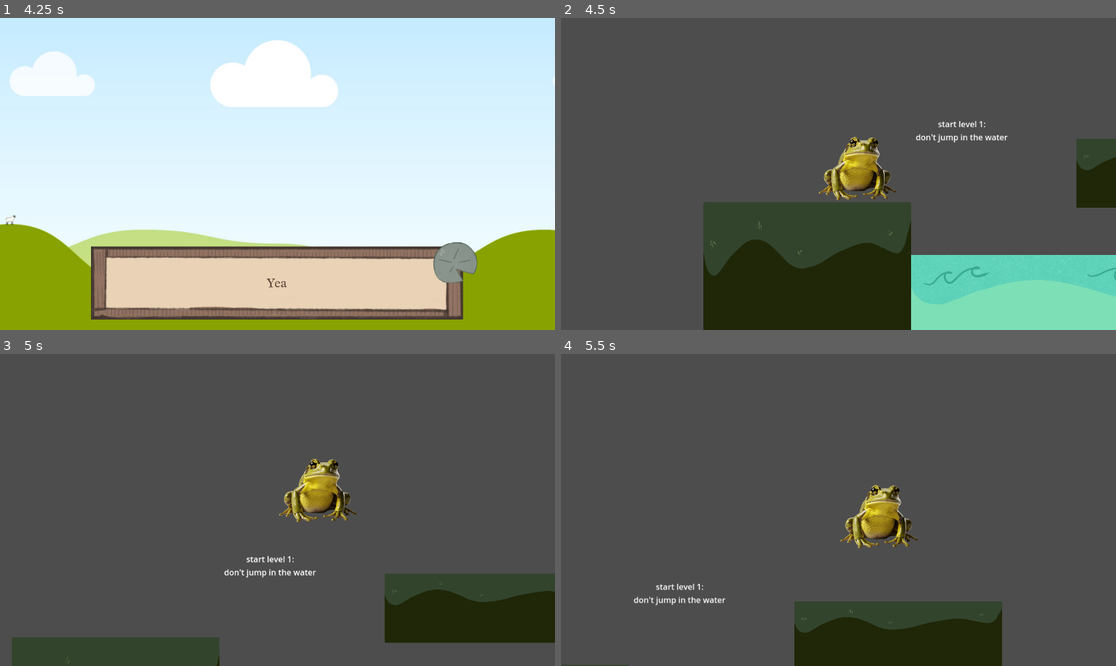
Above: before the commit, frames 1-4 (two rows, left to right).
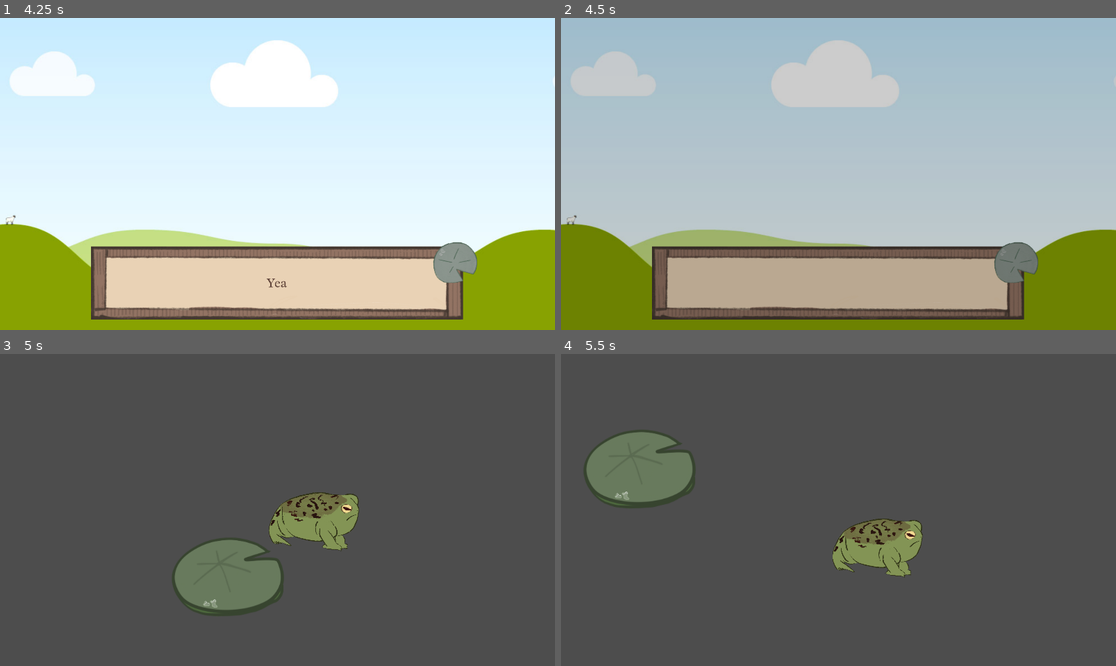
Above: after the commit, the same moments.

Repository: emilyahmad/frog-prince-game
Game: Godot game, scene res://exposition.tscn
Two runs of this game, one before a commit and one after it. Both use one fixed random seed, a clock stepped at 60 frames per second and the inputs below. The project has no main scene, so this scene is started directly.
Inputs (mouse positions are in pixels of both pictures, inside the frame that each line leads up to):
- Up to frame 1 (4.25 s): click (455, 264) at 0.5 s; click (455, 264) at 1.25 s; tap Enter at 2, 3.5 s; hold Space (jump) 2.03-2.78 s; hold D (move_right) 2.03-3.53 s; tap Space (jump) at 2.85, 3.02, 3.32 s; hold A (move_left) from 3.53 s (still down); hold Space (jump) from 3.53 s (still down)
- Up to frame 2 (4.5 s): release A (move_left) at 4.28 s; release Space (jump) at 4.28 s; hold D (move_right) from 4.28 s (still down); tap Space (jump) at 4.35 s
- Up to frame 3 (5 s): keep holding D (move_right); tap Space (jump) at 4.52, 4.82 s
- Up to frame 4 (5.5 s): keep holding D (move_right); hold Space (jump) from 5.03 s (still down)

Frame 1 is identical in both runs. In frame 2, 100% of the frame differs, in the area x 0-100%, y 0-100%; in frame 3, 17%; in frame 4, 15%.

Commit message:
real frog animation, etc.

Diff:
--- a/player.gd
+++ b/player.gd
@@ -48,6 +48,7 @@
 
 	move_and_slide()
 
-	if GameState.bounce == true:
-		velocity.y = jump_power * jump_multiplier
-		GameState.bounce = false
+	#if GameState.sink == true:
+		#await get_tree().create_timer(.5).timeout
+		#position.y -= 10
+		#GameState.sink = false
--- a/player.tscn
+++ b/player.tscn
@@ -1,11 +1,33 @@
-[gd_scene load_steps=4 format=3 uid="uid://dhbqg5dgmq5gg"]
+[gd_scene load_steps=7 format=3 uid="uid://dhbqg5dgmq5gg"]
 
 [ext_resource type="Script" uid="uid://x8j188qtlx6s" path="res://player.gd" id="1_4flbx"]
-[ext_resource type="Texture2D" uid="uid://dyjl0mqxv3676" path="res://assets/tinyfrog.webp" id="2_onrkg"]
+[ext_resource type="Texture2D" uid="uid://ufxftl15ogss" path="res://assets/idle-animation/frog1.png" id="3_sweqy"]
+[ext_resource type="Texture2D" uid="uid://dkghl5ot3ytrc" path="res://assets/idle-animation/frog2.png" id="4_2hs0m"]
+[ext_resource type="Texture2D" uid="uid://dpcnx7qdit3uo" path="res://assets/idle-animation/frog3.png" id="5_1jxqw"]
 
-[sub_resource type="CapsuleShape2D" id="CapsuleShape2D_onrkg"]
-radius = 68.0
-height = 136.0
+[sub_resource type="SpriteFrames" id="SpriteFrames_b26j0"]
+animations = [{
+"frames": [{
+"duration": 1.0,
+"texture": ExtResource("3_sweqy")
+}, {
+"duration": 1.0,
+"texture": ExtResource("4_2hs0m")
+}, {
+"duration": 1.0,
+"texture": ExtResource("5_1jxqw")
+}, {
+"duration": 1.0,
+"texture": ExtResource("4_2hs0m")
+}],
+"loop": true,
+"name": &"new_animation",
+"speed": 1.0
+}]
+
+[sub_resource type="CapsuleShape2D" id="CapsuleShape2D_dw050"]
+radius = 59.4318
+height = 131.831
 
 [node name="Player" type="CharacterBody2D"]
 script = ExtResource("1_4flbx")
@@ -16,10 +38,13 @@
 position_smoothing_enabled = true
 position_smoothing_speed = 8.0
 
-[node name="Sprite2D" type="Sprite2D" parent="."]
-scale = Vector2(0.5, 0.5)
-texture = ExtResource("2_onrkg")
+[node name="AnimatedSprite2D" type="AnimatedSprite2D" parent="."]
+scale = Vector2(0.155, 0.155)
+sprite_frames = SubResource("SpriteFrames_b26j0")
+animation = &"new_animation"
+autoplay = "new_animation"
 
 [node name="CollisionShape2D" type="CollisionShape2D" parent="."]
-position = Vector2(0, -2)
-shape = SubResource("CapsuleShape2D_onrkg")
+rotation = 3.14159
+scale = Vector2(1.63326, -0.92543)
+shape = SubResource("CapsuleShape2D_dw050")
--- a/project.godot
+++ b/project.godot
@@ -17,6 +17,7 @@
 [autoload]
 
 GameState="*res://game_state.tscn"
+SceneTransition="*res://scene_transition.tscn"
 
 [display]
 
--- /dev/null
+++ b/scene_transition.tscn
@@ -0,0 +1,59 @@
+[gd_scene load_steps=5 format=3 uid="uid://c3gefww8i05wm"]
+
+[ext_resource type="Script" uid="uid://movjo13su3cy" path="res://scripts/scene_transition.gd" id="1_jiq3i"]
+
+[sub_resource type="Animation" id="Animation_jiq3i"]
+resource_name = "RESET"
+length = 0.01
+tracks/0/type = "value"
+tracks/0/imported = false
+tracks/0/enabled = true
+tracks/0/path = NodePath("dissolve_rect:modulate")
+tracks/0/interp = 1
+tracks/0/loop_wrap = true
+tracks/0/keys = {
+"times": PackedFloat32Array(0),
+"transitions": PackedFloat32Array(1),
+"update": 0,
+"values": [Color(1, 1, 1, 0)]
+}
+
+[sub_resource type="Animation" id="Animation_gbkcp"]
+resource_name = "dissolve"
+length = 0.25
+tracks/0/type = "value"
+tracks/0/imported = false
+tracks/0/enabled = true
+tracks/0/path = NodePath("dissolve_rect:modulate")
+tracks/0/interp = 1
+tracks/0/loop_wrap = true
+tracks/0/keys = {
+"times": PackedFloat32Array(0, 0.25),
+"transitions": PackedFloat32Array(1, 1),
+"update": 0,
+"values": [Color(1, 1, 1, 0), Color(1, 1, 1, 1)]
+}
+
+[sub_resource type="AnimationLibrary" id="AnimationLibrary_7lvy5"]
+_data = {
+&"RESET": SubResource("Animation_jiq3i"),
+&"dissolve": SubResource("Animation_gbkcp")
+}
+
+[node name="scene_transition" type="CanvasLayer"]
+script = ExtResource("1_jiq3i")
+
+[node name="dissolve_rect" type="ColorRect" parent="."]
+modulate = Color(1, 1, 1, 0)
+anchors_preset = 15
+anchor_right = 1.0
+anchor_bottom = 1.0
+grow_horizontal = 2
+grow_vertical = 2
+mouse_filter = 2
+color = Color(0, 0, 0, 1)
+
+[node name="AnimationPlayer2" type="AnimationPlayer" parent="."]
+libraries = {
+&"": SubResource("AnimationLibrary_7lvy5")
+}
--- a/scenes/level_one.tscn
+++ b/scenes/level_one.tscn
@@ -1,294 +1,26 @@
-[gd_scene load_steps=24 format=3 uid="uid://dkygou7pffnkk"]
+[gd_scene load_steps=5 format=3 uid="uid://dkygou7pffnkk"]
 
-[ext_resource type="Texture2D" uid="uid://ccvu0qpqkdg8p" path="res://assets/levels/grass.png" id="1_843q2"]
 [ext_resource type="PackedScene" uid="uid://dhbqg5dgmq5gg" path="res://player.tscn" id="1_cd1xg"]
 [ext_resource type="Script" uid="uid://3fpc082wn352" path="res://scripts/level_one.gd" id="1_y8ti4"]
-[ext_resource type="Texture2D" uid="uid://3i5d7gbb5g0q" path="res://assets/levels/water.png" id="2_5rfim"]
-[ext_resource type="Texture2D" uid="uid://dhi3xms38bwl3" path="res://assets/obstacles/croc.png" id="2_bhu28"]
-[ext_resource type="Texture2D" uid="uid://cvvk728hlrvnf" path="res://assets/obstacles/fly.png" id="4_5rfim"]
 [ext_resource type="Texture2D" uid="uid://c1n3ycv124aoh" path="res://assets/obstacles/jump-lilypad.png" id="5_r4wdr"]
-[ext_resource type="Texture2D" uid="uid://b6ul0dg0ydmdk" path="res://assets/obstacles/end-sign.png" id="7_4p75b"]
 
-[sub_resource type="RectangleShape2D" id="RectangleShape2D_r4wdr"]
-size = Vector2(411, 319.6)
-
-[sub_resource type="RectangleShape2D" id="RectangleShape2D_5rfim"]
-size = Vector2(864.5, 168.5)
-
-[sub_resource type="RectangleShape2D" id="RectangleShape2D_4p75b"]
-size = Vector2(644, 184)
-
-[sub_resource type="RectangleShape2D" id="RectangleShape2D_y8ti4"]
-size = Vector2(862, 133.5)
-
-[sub_resource type="RectangleShape2D" id="RectangleShape2D_843q2"]
-size = Vector2(412, 137)
-
-[sub_resource type="RectangleShape2D" id="RectangleShape2D_bhu28"]
-size = Vector2(975.5, 319.6)
-
-[sub_resource type="RectangleShape2D" id="RectangleShape2D_astit"]
-size = Vector2(728.571, 180.5)
-
-[sub_resource type="RectangleShape2D" id="RectangleShape2D_o5wbv"]
-size = Vector2(3836, 215)
-
-[sub_resource type="RectangleShape2D" id="RectangleShape2D_s6ikc"]
-size = Vector2(489, 433.5)
-
-[sub_resource type="RectangleShape2D" id="RectangleShape2D_xrbqg"]
-size = Vector2(204.314, 75.7448)
-
-[sub_resource type="RectangleShape2D" id="RectangleShape2D_dv7nr"]
-size = Vector2(85, 75)
-
-[sub_resource type="RectangleShape2D" id="RectangleShape2D_lgrt7"]
-size = Vector2(50.7529, 22.6212)
-
-[sub_resource type="CapsuleShape2D" id="CapsuleShape2D_r4wdr"]
-radius = 54.0
-height = 108.0
-
-[sub_resource type="RectangleShape2D" id="RectangleShape2D_nlxio"]
-size = Vector2(189, 68)
-
-[sub_resource type="RectangleShape2D" id="RectangleShape2D_036lt"]
-size = Vector2(191, 226.25)
+[sub_resource type="CapsuleShape2D" id="CapsuleShape2D_843q2"]
+radius = 53.987
+height = 170.936
 
 [node name="LevelOne" type="Node2D"]
+rotation = -0.000763722
 script = ExtResource("1_y8ti4")
 
-[node name="Labels" type="Control" parent="."]
-layout_mode = 3
-anchors_preset = 0
-offset_right = 40.0
-offset_bottom = 40.0
-metadata/_edit_use_anchors_ = true
+[node name="Player" parent="." instance=ExtResource("1_cd1xg")]
 
-[node name="Label" type="Label" parent="Labels"]
-layout_mode = 0
-offset_left = 407.0
-offset_top = 87.0
-offset_right = 616.0
-offset_bottom = 136.0
-text = "start level 1:
-don't jump in the water"
-horizontal_alignment = 1
-vertical_alignment = 1
+[node name="StaticBody2D" type="StaticBody2D" parent="."]
+position = Vector2(-0.124487, 163)
 
-[node name="Label2" type="Label" parent="Labels"]
-layout_mode = 0
-offset_left = 1679.0
-offset_top = 35.0
-offset_right = 1888.0
-offset_bottom = 84.0
-text = "reach flies here"
-horizontal_alignment = 1
-vertical_alignment = 1
-
-[node name="Label3" type="Label" parent="Labels"]
-layout_mode = 0
-offset_left = 2912.0
-offset_top = -21.0
-offset_right = 3121.0
-offset_bottom = 28.0
-text = "bounce off lilypad here"
-horizontal_alignment = 1
-vertical_alignment = 1
-
-[node name="Label4" type="Label" parent="Labels"]
-layout_mode = 0
-offset_left = 3901.0
-offset_top = 59.0
-offset_right = 4110.0
-offset_bottom = 108.0
-text = "avoid croc head here"
-horizontal_alignment = 1
-vertical_alignment = 1
-
-[node name="Label5" type="Label" parent="Labels"]
-layout_mode = 0
-offset_left = 4841.0
-offset_top = 60.0
-offset_right = 5076.0
-offset_bottom = 109.0
-text = "reach level 1/checkpoint here"
-horizontal_alignment = 1
-vertical_alignment = 1
-
-[node name="Ground" type="Node2D" parent="."]
-
-[node name="Terr1" type="StaticBody2D" parent="Ground"]
-
-[node name="Sprite2D" type="Sprite2D" parent="Ground/Terr1"]
-position = Vector2(205.5, 413)
-scale = Vector2(0.214, 0.682)
-texture = ExtResource("1_843q2")
-
-[node name="CollisionShape2D" type="CollisionShape2D" parent="Ground/Terr1"]
-position = Vector2(205.5, 413.2)
-shape = SubResource("RectangleShape2D_r4wdr")
-
-[node name="Terr2" type="StaticBody2D" parent="Ground"]
-position = Vector2(1388, 0)
-
-[node name="Sprite2D" type="Sprite2D" parent="Ground/Terr2"]
-position = Vector2(205.5, 413)
-scale = Vector2(0.214, 0.682)
-texture = ExtResource("1_843q2")
-
-[node name="CollisionShape2D" type="CollisionShape2D" parent="Ground/Terr2"]
-position = Vector2(205.5, 413.2)
-shape = SubResource("RectangleShape2D_r4wdr")
-
-[node name="Terr3" type="StaticBody2D" parent="Ground"]
-position = Vector2(1800, -96)
-
-[node name="Sprite2D" type="Sprite2D" parent="Ground/Terr3"]
-position = Vector2(431, 435)
-scale = Vector2(0.45, 0.682)
-texture = ExtResource("1_843q2")
-
-[node name="CollisionShape2D" type="CollisionShape2D" parent="Ground/Terr3"]
-position = Vector2(430.75, 359.75)
-shape = SubResource("RectangleShape2D_5rfim")
-
-[node name="Terr5" type="StaticBody2D" parent="Ground"]
-position = Vector2(4269, -47)
-
-[node name="Sprite2D" type="Sprite2D" parent="Ground/Terr5"]
-position = Vector2(961, 506)
-texture = ExtResource("1_843q2")
-
-[node name="CollisionShape2D" type="CollisionShape2D" parent="Ground/Terr5"]
-position = Vector2(-1244, 396)
-shape = SubResource("RectangleShape2D_4p75b")
-
-[node name="Terr4" type="StaticBody2D" parent="Ground"]
-position = Vector2(3346, -38)
-scale = Vector2(0.5, 1)
-
-[node name="Sprite2D" type="Sprite2D" parent="Ground/Terr4"]
-position = Vector2(431, 435)
-scale = Vector2(0.45, 0.682)
-texture = ExtResource("1_843q2")
-
-[node name="CollisionShape2D" type="CollisionShape2D" parent="Ground/Terr4"]
-position = Vector2(432, 342)
-shape = SubResource("RectangleShape2D_y8ti4")
-
-[node name="Plat1" type="StaticBody2D" parent="Ground"]
-position = Vector2(736, -302)
-
-[node name="Sprite2D" type="Sprite2D" parent="Ground/Plat1"]
-position = Vector2(207, 498)
-scale = Vector2(0.214, 0.292)
-texture = ExtResource("1_843q2")
-
-[node name="CollisionShape2D" type="CollisionShape2D" parent="Ground/Plat1"]
-position = Vector2(209, 498)
-shape = SubResource("RectangleShape2D_843q2")
-
-[node name="Water1" type="StaticBody2D" parent="Ground"]
-position = Vector2(411, 19)
-
-[node name="Sprite2D" type="Sprite2D" parent="Ground/Water1"]
-position = Vector2(488.65, 446)
-scale = Vector2(0.509, 0.457)
-texture = ExtResource("2_5rfim")
-
-[node name="CollisionShape2D" type="CollisionShape2D" parent="Ground/Water1"]
-position = Vector2(487, 499)
-shape = SubResource("RectangleShape2D_bhu28")
-
-[node name="Water2" type="StaticBody2D" parent="Ground"]
-position = Vector2(2663, -82)
-scale = Vector2(0.7, 1)
-
-[node name="Sprite2D" type="Sprite2D" parent="Ground/Water2"]
-position = Vector2(488.65, 446)
-scale = Vector2(0.509, 0.457)
-texture = ExtResource("2_5rfim")
-
-[node name="CollisionShape2D" type="CollisionShape2D" parent="Ground/Water2"]
-position = Vector2(1954.29, 425.25)
-shape = SubResource("RectangleShape2D_astit")
-
-[node name="Water3" type="StaticBody2D" parent="Ground"]
-position = Vector2(3778, -86)
-scale = Vector2(0.5, 1)
-
-[node name="Sprite2D" type="Sprite2D" parent="Ground/Water3"]
-position = Vector2(488.65, 446)
-scale = Vector2(0.509, 0.457)
-texture = ExtResource("2_5rfim")
-
-[node name="CollisionShape2D" type="CollisionShape2D" parent="Ground/Water3"]
-position = Vector2(2902, 418.5)
-shape = SubResource("RectangleShape2D_o5wbv")
-
-[node name="Border" type="StaticBody2D" parent="."]
-
-[node name="CollisionShape2D" type="CollisionShape2D" parent="Border"]
-position = Vector2(5948, 12)
-shape = SubResource("RectangleShape2D_s6ikc")
-
-[node name="Player" parent="." instance=ExtResource("1_cd1xg")]
-position = Vector2(275, 203)
-
-[node name="Sprites" type="Node2D" parent="."]
-
-[node name="CrocHead" type="Area2D" parent="Sprites"]
-position = Vector2(4044, 158)
-
-[node name="Sprite2D" type="Sprite2D" parent="Sprites/CrocHead"]
-texture = ExtResource("2_bhu28")
-
-[node name="CollisionShape2D" type="CollisionShape2D" parent="Sprites/CrocHead"]
-position = Vector2(-88.7524, 19.9792)
-rotation = 0.367178
-shape = SubResource("RectangleShape2D_xrbqg")
-
-[node name="CollisionShape2D2" type="CollisionShape2D" parent="Sprites/CrocHead"]
-position = Vector2(64.5, 55.5)
-shape = SubResource("RectangleShape2D_dv7nr")
-
-[node name="CollisionShape2D3" type="CollisionShape2D" parent="Sprites/CrocHead"]
-position = Vector2(-28, -11)
-rotation = 0.364483
-shape = SubResource("RectangleShape2D_lgrt7")
-
-[node name="Fly" type="Area2D" parent="Sprites"]
-
-[node name="Fly" type="Sprite2D" parent="Sprites/Fly"]
-position = Vector2(1743, 21)
-texture = ExtResource("4_5rfim")
-
-[node name="CollisionShape2D" type="CollisionShape2D" parent="Sprites/Fly"]
-position = Vector2(1741, 29)
-shape = SubResource("CapsuleShape2D_r4wdr")
-
-[node name="BouncePad" type="Area2D" parent="Sprites"]
-
-[node name="Sprite2D" type="Sprite2D" parent="Sprites/BouncePad"]
-position = Vector2(3013, 260)
-scale = Vector2(0.84, 0.84)
+[node name="Sprite2D" type="Sprite2D" parent="StaticBody2D"]
 texture = ExtResource("5_r4wdr")
 
-[node name="CollisionShape2D" type="CollisionShape2D" parent="Sprites/BouncePad"]
-position = Vector2(3019, 221)
-shape = SubResource("RectangleShape2D_nlxio")
-
-[node name="EndSign" type="Area2D" parent="Sprites"]
-position = Vector2(4737, 121)
-
-[node name="Sprite2D" type="Sprite2D" parent="Sprites/EndSign"]
-texture = ExtResource("7_4p75b")
-
-[node name="CollisionShape2D" type="CollisionShape2D" parent="Sprites/EndSign"]
-position = Vector2(-2, 25.875)
-shape = SubResource("RectangleShape2D_036lt")
-
-[connection signal="body_entered" from="Sprites/CrocHead" to="." method="_on_croc_head_body_entered"]
-[connection signal="body_entered" from="Sprites/Fly" to="." method="_on_fly_body_entered"]
-[connection signal="body_entered" from="Sprites/BouncePad" to="." method="_on_bounce_pad_body_entered"]
+[node name="CollisionShape2D" type="CollisionShape2D" parent="StaticBody2D"]
+position = Vector2(7.00687, -8.99465)
+scale = Vector2(1.98779, 0.889221)
+shape = SubResource("CapsuleShape2D_843q2")
--- a/scripts/exposition.gd
+++ b/scripts/exposition.gd
@@ -35,7 +35,7 @@
 # hardcoded to 4, may change to array size
 	if (currentIndex == 3):
 #		# go to next scene
-		get_tree().change_scene_to_file("res://scenes/level_one.tscn")
+		SceneTransition.change_scene("res://scenes/level_one.tscn")
 	else:
 		currentIndex += 1
 		print(currentIndex)
--- a/scripts/game_state.gd
+++ b/scripts/game_state.gd
@@ -1,6 +1,6 @@
 extends Node2D
 
-var bounce = false
+var sink = false
 
 func _input(event):
 	if event.is_action_pressed("quit"):
--- a/scripts/level_one.gd
+++ b/scripts/level_one.gd
@@ -1,5 +1,4 @@
 extends Node2D
-
 
 # Called when the node enters the scene tree for the first time.
 func _ready() -> void:
@@ -9,16 +8,16 @@
 # Called every frame. 'delta' is the elapsed time since the previous frame.
 func _process(delta: float) -> void:
 	pass
-
-func _on_fly_body_entered(body: Node2D) -> void:
-	print("stamina+")
-
-func _on_bounce_pad_body_entered(body: Node2D) -> void:
-	GameState.bounce = true
-
-func _on_croc_head_body_entered(body: Node2D) -> void:
-	# fade to black,
-	await get_tree().create_timer(.5).timeout
-	# wait .5 sec
-	# restart (add checkpoints for longer rounds)
-	get_tree().change_scene_to_file("res://scenes/level_one.tscn")
+#
+#func _on_fly_body_entered(body: Node2D) -> void:
+	#print("stamina+")
+#
+#func _on_bounce_pad_body_entered(body: Node2D) -> void:
+	#GameState.sink = true
+#
+#func _on_croc_head_body_entered(body: Node2D) -> void:
+	## fade to black,
+	#await get_tree().create_timer(.5).timeout
+	## wait .5 sec
+	## restart (add checkpoints for longer rounds)
+	#SceneTransition.change_scene("res://scenes/level_one.tscn")
--- /dev/null
+++ b/scripts/scene_transition.gd
@@ -0,0 +1,7 @@
+extends CanvasLayer
+
+func change_scene(target: String) -> void:
+	$AnimationPlayer2.play('dissolve')
+	await $AnimationPlayer2.animation_finished
+	get_tree().change_scene_to_file(target)
+	$AnimationPlayer2.play_backwards('dissolve')
--- a/typing.gd
+++ b/typing.gd
@@ -1,6 +1,4 @@
 extends AnimationPlayer
-
-
 
 # Called when the node enters the scene tree for the first time.
 func _ready() -> void:
Binary file added: assets/idle-animation/frog1.png
Not shown, added: assets/idle-animation/frog1.png.import
Binary file added: assets/idle-animation/frog2.png
Not shown, added: assets/idle-animation/frog2.png.import
Binary file added: assets/idle-animation/frog3.png
Not shown, added: assets/idle-animation/frog3.png.import
Binary file added: assets/levels/platform-background.png
Not shown, added: assets/levels/platform-background.png.import
Binary file added: assets/obstacles/frog1.png
Not shown, added: assets/obstacles/frog1.png.import
Binary file added: assets/pink-frog.png
Not shown, added: assets/pink-frog.png.import
(and 2 more such lines)
